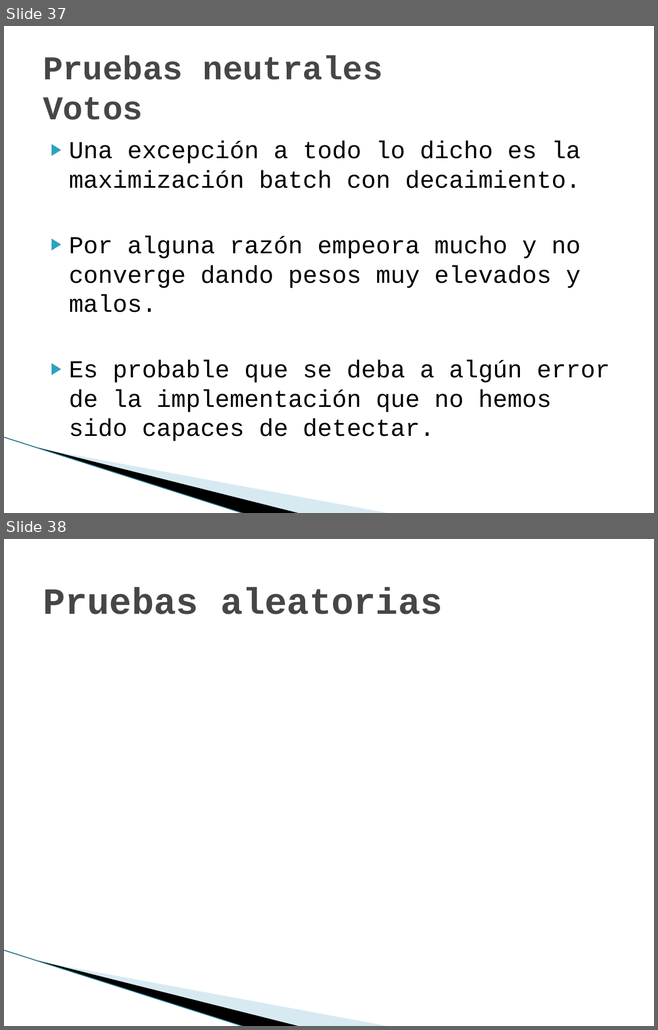
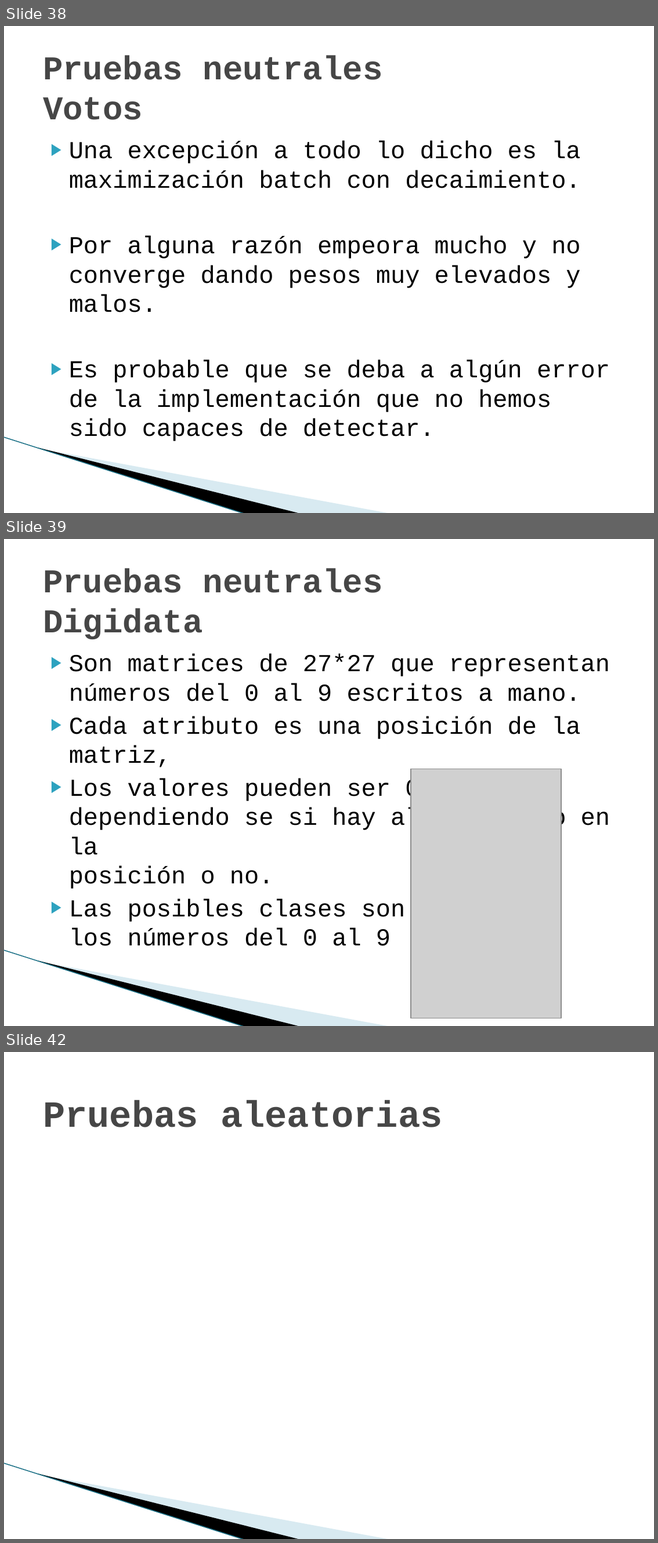
Before and after one commit to joapingut/aia-1718-t3, a slide deck: presentacion3.pptx. Shown one above the other, each under a label of ours: slides 37 and 38 before the commit, slides 38, 39 and 42 after it; the slides between them are not shown. The pictures are 658x1030 and 658x1543 pixels, drawn with LibreOffice and Linux fonts; fonts in the diff are those of the drawing; grey boxes stand for pictures; background and template pictures are left out. Boxes give left, top, right and bottom in pixels: in the first picture for what was removed or moved away, otherwise in the second. Text is boxed around its words. In the diff, an @@ line names an element or a change of style, - is before the commit and + after.

```diff
--- a/presentacion3.pptx
+++ b/presentacion3.pptx
@@ slide 39 added at box(4, 539, 654, 1026), background #FFFFFF; not listed: 3 template elements that a slide beside it also shows @@
@@ title added at box(43, 568, 383, 639), 36.9 pt, text #464646, bold @@
+Pruebas neutrales
+Digidata
@@ text added at box(69, 654, 610, 946), 27 pt, text #000000 @@
+▶ Son matrices de 27*27 que representan números del 0 al 9 escritos a mano.
+▶ Cada atributo es una posición de la matriz,
+▶ Los valores pueden ser 0 o 1 dependiendo se si hay algo escrito en la
+  posición o no.
+▶ Las posibles clases son
+  los números del 0 al 9
@@ picture added at box(411, 769, 561, 1019) @@
@@ what was slide 37 is now slide 38 @@
@@ what was slide 38 is now slide 42 @@
```
Also in this commit, not shown: 3 slides changed, 4 other slides added, 11 other files.
